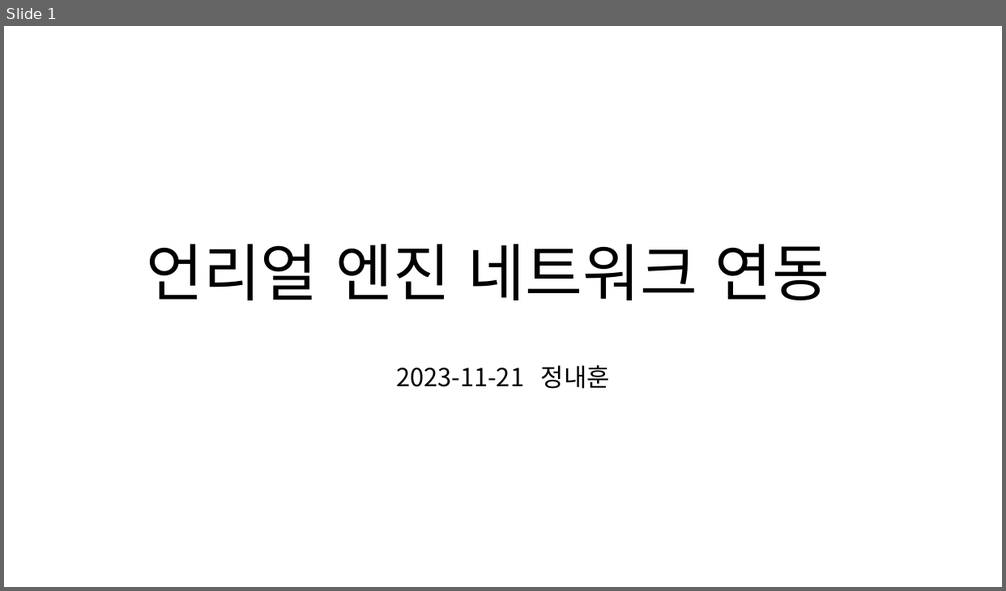
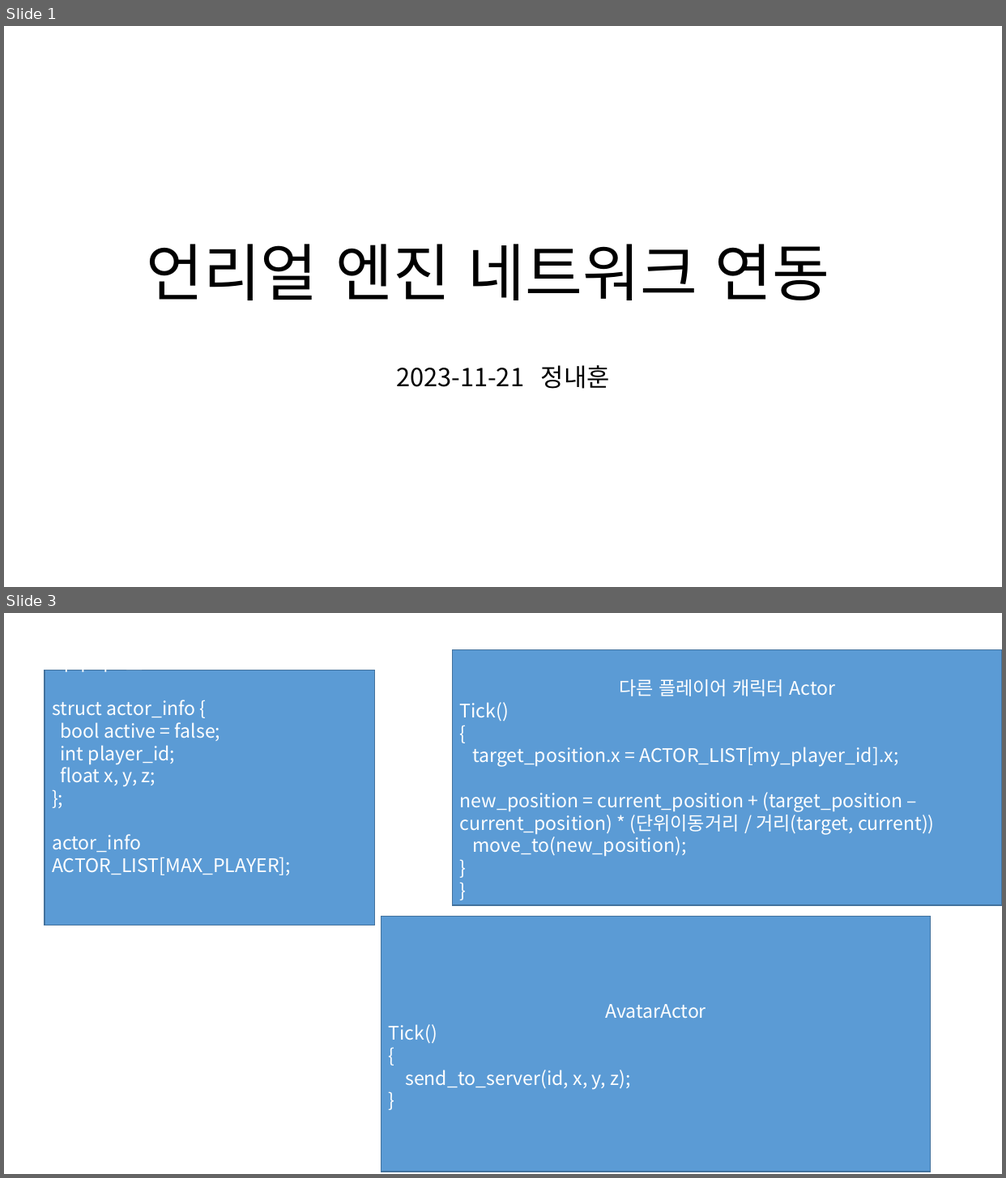
Before and after one commit to dkseogns88/ASSEMBER, a slide deck: 언리얼엔진 네트워크연동.pptx. Shown one above the other, each under a label of ours: slide 1 before the commit, slides 1 and 3 after it; the slides between them are not shown. The pictures are 1006x591 and 1006x1178 pixels, drawn with LibreOffice and Linux fonts; fonts in the diff are those of the drawing. Boxes give left, top, right and bottom in pixels: in the first picture for what was removed or moved away, otherwise in the second. Text is boxed around its words. In the diff, an @@ line names an element or a change of style, - is before the commit and + after.

```diff
--- a/언리얼엔진 네트워크연동.pptx
+++ b/언리얼엔진 네트워크연동.pptx
@@ slide 3 added at (x1=4, y1=613, x2=1002, y2=1174), background #FFFFFF @@
@@ rectangle added at (x1=453, y1=650, x2=1002, y2=905), fill #5B9BD5, outline #43739E 1 pt, 18 pt, text #FFFFFF @@
+다른 플레이어 캐릭터 Actor
+Tick()
+{
+target_position.x = ACTOR_LIST[my_player_id].x;
+new_position = current_position + (target_position – current_position) * (단위이동거리 / 거리(target, current))
+move_to(new_position);
+}
+}
@@ rectangle added at (x1=44, y1=670, x2=374, y2=925), fill #5B9BD5, outline #43739E 1 pt, 18 pt, text #FFFFFF @@
+액터 리스트
+struct actor_info {
+bool active = false;
+int player_id;
+float x, y, z;
+};
+actor_info ACTOR_LIST[MAX_PLAYER];
@@ rectangle added at (x1=381, y1=917, x2=931, y2=1172), fill #5B9BD5, outline #43739E 1 pt, 18 pt, text #FFFFFF @@
+AvatarActor
+Tick()
+{
+send_to_server(id, x, y, z);
+}
```
Also in this commit, not shown: 1 slide changed, 1 other slide added, 1 other file.
